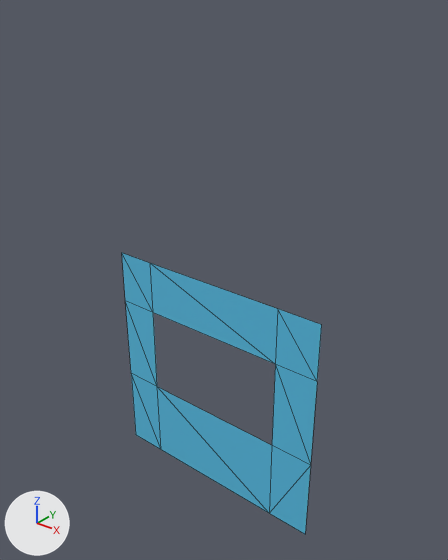
A saved change to the glTF model test/basic.gltf.
Both versions are drawn from a camera (50 mm lens) standing at (5.14, -6.11, 5.77) and looking at (0.1, 0.19, 1.87). The axes (+X, +Y, +Z) are drawn at lower left. The lights are the same throughout. Mesh edges are drawn as thin lines. Where no turn or scale is listed for an object, it has been applied to the vertices. Vertices at the same position are counted once.

Before the edit, the objects in view are built like this:
```python
me_plane = bpy.data.meshes.new('Plane')
me_plane.from_pydata(...)  # 16 vertices, 16 faces; spans x -1.84..1.84, y 0.0, z -1.84..1.84
me_plane.materials.append(mat_material_004)  # cyan #58c0e7
# before: 0 (1.84, 0.0, 0.97) at pixel (317, 381), 1 (1.84, 0.0, 1.84) at pixel (321, 324), 2 (1.17, 0.0, 1.84) at pixel (277, 308), 3 (1.17, 0.0, 0.97) at pixel (275, 364), 12 (-1.19, 0.0, 0.97) at pixel (153, 312)
# before: 13 (-1.84, 0.0, 0.97) at pixel (125, 300), 14 (-1.19, 0.0, 1.84) at pixel (150, 263), 15 (-1.84, 0.0, 1.84) at pixel (121, 252)
ob_plane = bpy.data.objects.new('Plane', me_plane)
ob_plane.location = (0.0, 0.0, 0.0)
```
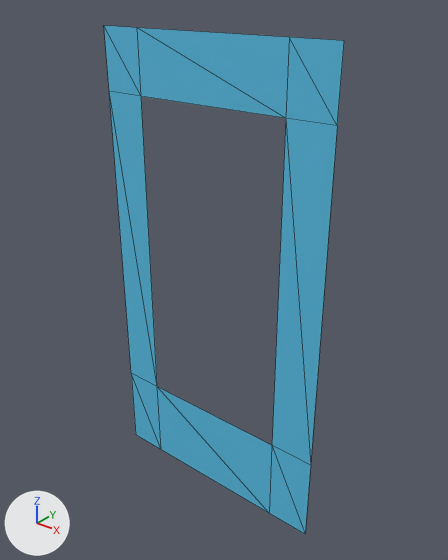
The newer file is also turned or shifted as a whole; pictures and numbers use the older file's frame.

Pixel boxes [x1, y1, x2, y2] of what changed, in the pictures (448 x 560 px; the box of a moved part takes in the faces that stretch with it):
'Plane', reshaped (20% wider, 80% taller)
    before: [122, 253, 322, 534]
    after: [104, 26, 344, 534]
part 1 of me_plane, moved or reshaped
    before: [122, 253, 322, 465]
    after: [104, 26, 344, 465]
part 2 of me_plane, moved or reshaped
    both: [157, 387, 311, 534]

Patch to the scene script:
```diff
--- a/test/basic.gltf.py
+++ b/test/basic.gltf.py
@@ me_plane @@
 me_plane.from_pydata(...)  # 16 vertices, 16 faces; spans x -1.84..1.84, y 0.0, z -1.84..1.84
 # used by ob_plane; location = (0.0, 0.0, 0.0)
-me_plane.vertices[6].co = (1.17, 0.0, -1.84)  # pixel (269, 513)
-me_plane.vertices[7].co = (1.84, 0.0, -1.84)  # pixel (305, 534)
+# me_plane part 1
+for i in [*range(0, 4), *range(12, 16)]: me_plane.vertices[i].co += Vector((0.0, 0.0, 3.36))
+# me_plane part 2
+me_plane.vertices[6].co = (1.84, 0.0, -1.84)  # pixel (305, 534)
+me_plane.vertices[7].co = (1.17, 0.0, -1.84)  # pixel (269, 513)
 me_plane.materials.append(mat_material_004)
```
